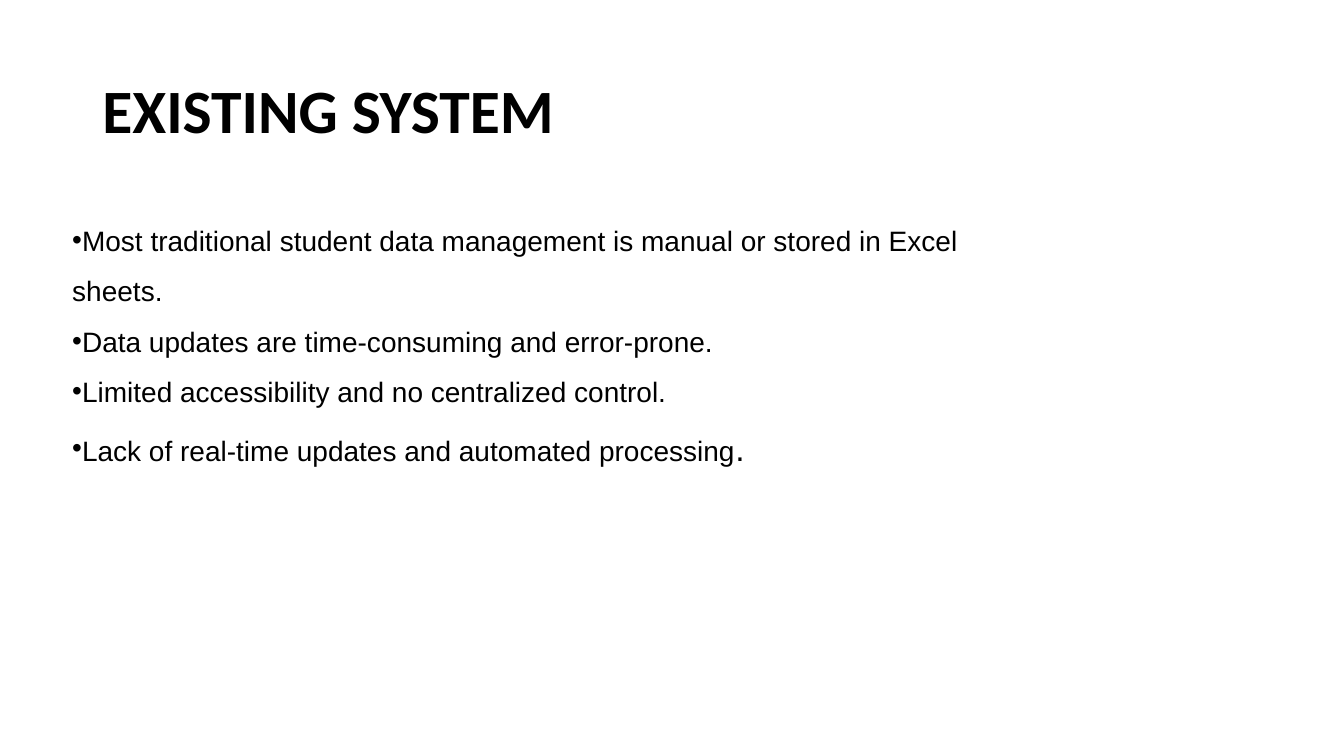
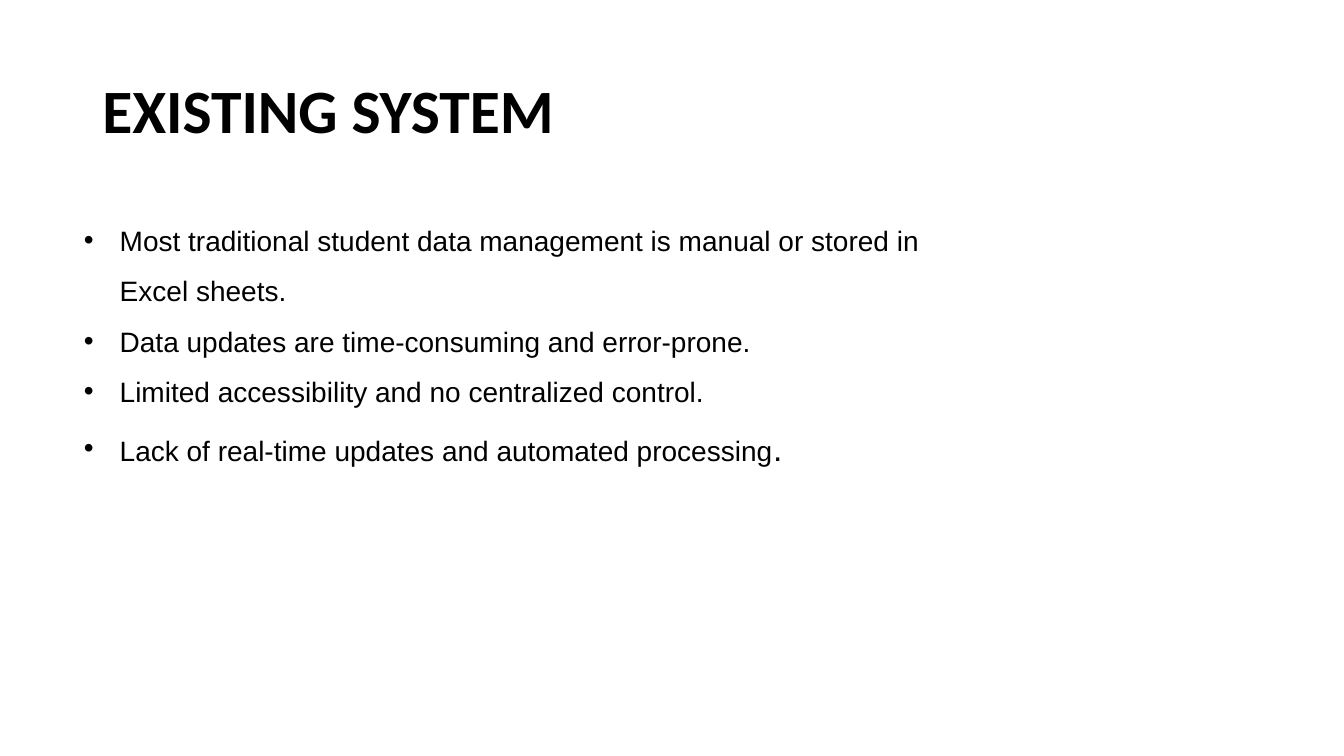
Before and after one commit to HydraHari/Student-manager-system, a slide deck: slide 3 of HARIHARAN.pptx. Drawn at 1344x756 pixels with LibreOffice and Linux fonts; fonts in the diff are those of the drawing. Boxes give left, top, right and bottom in pixels: in the first picture for what was removed or moved away, otherwise in the second. Text is boxed around its words. In the diff, an @@ line names an element or a change of style, - is before the commit and + after.

```diff
--- a/HARIHARAN.pptx
+++ b/HARIHARAN.pptx
@@ text "Most traditional student data management ..." rewrapped from (72,230,958,466) to (120,230,919,466) @@
```
Also in this commit, not shown: 3 other slides changed.
